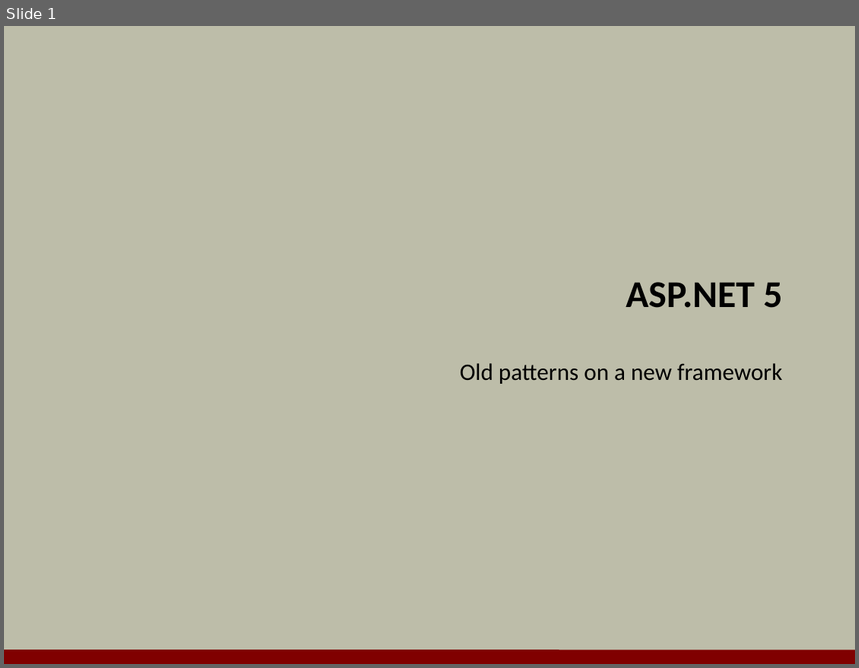
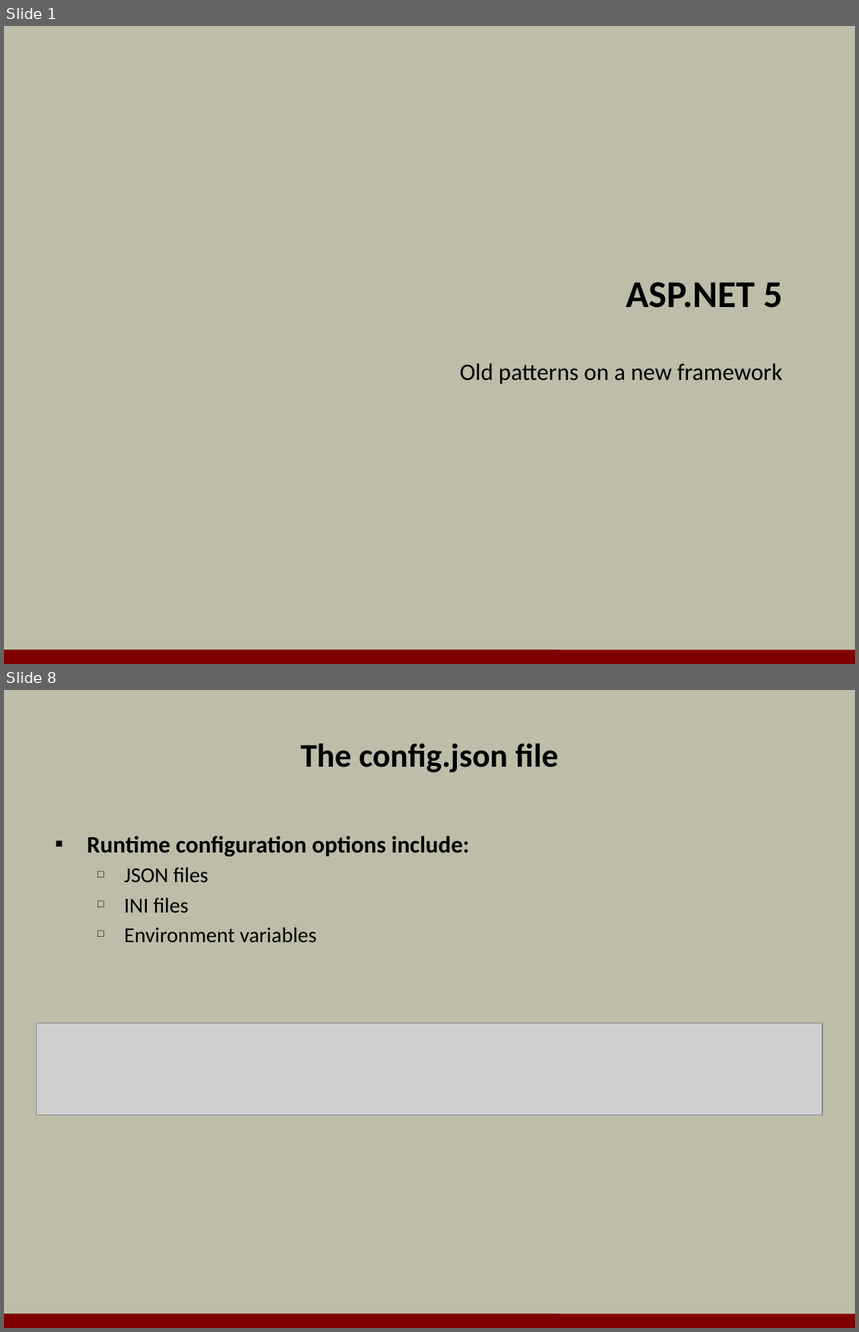
Before and after one commit to OdeToCode/classes, a slide deck: aspnet5/slides/01_Overview.pptx. Shown one above the other, each under a label of ours: slide 1 before the commit, slides 1 and 8 after it; the slides between them are not shown. The pictures are 859x668 and 859x1332 pixels, drawn with LibreOffice and Linux fonts; fonts in the diff are those of the drawing; grey boxes stand for pictures; background and template pictures are left out. Boxes give left, top, right and bottom in pixels: in the first picture for what was removed or moved away, otherwise in the second. Text is boxed around its words. In the diff, an @@ line names an element or a change of style, - is before the commit and + after.

```diff
--- a/aspnet5/slides/01_Overview.pptx
+++ b/aspnet5/slides/01_Overview.pptx
@@ slide 8 added at <box>4,690,855,1328</box>, background #BDBDA9; not listed: 1 template element that a slide beside it also shows @@
@@ title added at <box>300,743,559,773</box>, 28 pt, text #000000, bold @@
+The config.json file
@@ text added at <box>87,836,470,942</box>, 18 pt, text #000000 @@
+▪ Runtime configuration options include:
+  □ JSON files
+  □ INI files
+  □ Environment variables
@@ picture added at <box>37,1024,822,1116</box> @@
```
Also in this commit, not shown: 6 other slides added.
